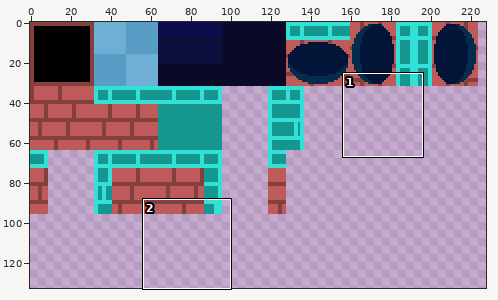
One commit to this sprite sheet: core/assets/tower-tileset.png. Above: a wide view before the commit, with the close-up outlined.
Close-up. Before:
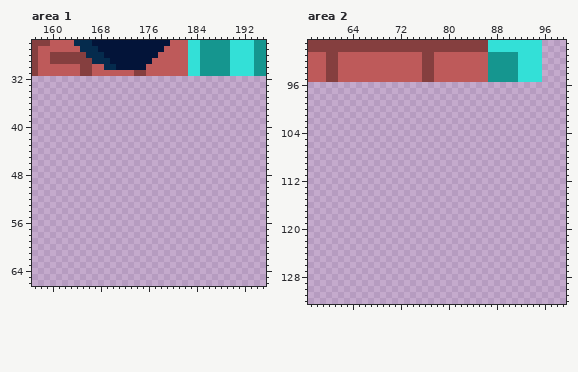
The file is 320x320 pixels. Shown: area 1: x 157..195, y 26..66; area 2: x 57..99, y 89..132. The wide view leaves out empty margins.
The same view after the edit:
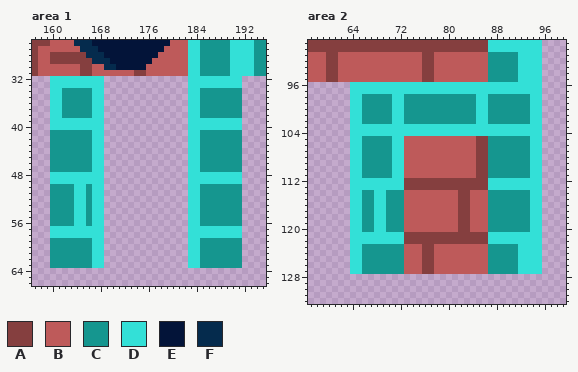
Palette (. is transparent): A #853f3f  B #be5a5a  C #15968f  D #33e0d7  E #031439  F #052b4d
Difference:
Changed rows in their new state; - is an unchanged pixel.
Area 1:
first column x 160:
32 DDDDDDDDD--------------DDDDDDDDD
33 DDDDDDDDD--------------DDDDDDDDD
34 DDCCCCCDD--------------DDCCCCCCC
35 DDCCCCCDD--------------DDCCCCCCC
36 DDCCCCCDD--------------DDCCCCCCC
37 DDCCCCCDD--------------DDCCCCCCC
38 DDCCCCCDD--------------DDCCCCCCC
39 DDDDDDDDD--------------DDDDDDDDD
40 DDDDDDDDD--------------DDDDDDDDD
41 CCCCCCCDD--------------DDCCCCCCC
42 CCCCCCCDD--------------DDCCCCCCC
43 CCCCCCCDD--------------DDCCCCCCC
44 CCCCCCCDD--------------DDCCCCCCC
45 CCCCCCCDD--------------DDCCCCCCC
46 CCCCCCCDD--------------DDCCCCCCC
47 CCCCCCCDD--------------DDCCCCCCC
48 DDDDDDDDD--------------DDDDDDDDD
49 DDDDDDDDD--------------DDDDDDDDD
50 CCCCDDCDD--------------DDCCCCCCC
51 CCCCDDCDD--------------DDCCCCCCC
52 CCCCDDCDD--------------DDCCCCCCC
53 CCCCDDCDD--------------DDCCCCCCC
54 CCCCDDCDD--------------DDCCCCCCC
55 CCCCDDCDD--------------DDCCCCCCC
56 CCCCDDCDD--------------DDCCCCCCC
57 DDDDDDDDD--------------DDDDDDDDD
58 DDDDDDDDD--------------DDDDDDDDD
59 CCCCCCCDD--------------DDCCCCCCC
60 CCCCCCCDD--------------DDCCCCCCC
61 CCCCCCCDD--------------DDCCCCCCC
62 CCCCCCCDD--------------DDCCCCCCC
63 CCCCCCCDD--------------DDCCCCCCC
Area 2:
first column x 64:
 96 DDDDDDDDDDDDDDDDDDDDDDDDDDDDDDDD
 97 DDDDDDDDDDDDDDDDDDDDDDDDDDDDDDDD
 98 DDCCCCCDDCCCCCCCCCCCCDDCCCCCCCDD
 99 DDCCCCCDDCCCCCCCCCCCCDDCCCCCCCDD
100 DDCCCCCDDCCCCCCCCCCCCDDCCCCCCCDD
101 DDCCCCCDDCCCCCCCCCCCCDDCCCCCCCDD
102 DDCCCCCDDCCCCCCCCCCCCDDCCCCCCCDD
103 DDDDDDDDDDDDDDDDDDDDDDDDDDDDDDDD
104 DDDDDDDDDDDDDDDDDDDDDDDDDDDDDDDD
105 DDCCCCCDDBBBBBBBBBBBBAACCCCCCCDD
106 DDCCCCCDDBBBBBBBBBBBBAACCCCCCCDD
107 DDCCCCCDDBBBBBBBBBBBBAACCCCCCCDD
108 DDCCCCCDDBBBBBBBBBBBBAACCCCCCCDD
109 DDCCCCCDDBBBBBBBBBBBBAACCCCCCCDD
110 DDCCCCCDDBBBBBBBBBBBBAACCCCCCCDD
111 DDCCCCCDDBBBBBBBBBBBBAACCCCCCCDD
112 DDDDDDDDDAAAAAAAAAAAAAADDDDDDDDD
113 DDDDDDDDDAAAAAAAAAAAAAADDDDDDDDD
114 DDCCDDCCCBBBBBBBBBAABBBCCCCCCCDD
115 DDCCDDCCCBBBBBBBBBAABBBCCCCCCCDD
116 DDCCDDCCCBBBBBBBBBAABBBCCCCCCCDD
117 DDCCDDCCCBBBBBBBBBAABBBCCCCCCCDD
118 DDCCDDCCCBBBBBBBBBAABBBCCCCCCCDD
119 DDCCDDCCCBBBBBBBBBAABBBCCCCCCCDD
120 DDCCDDCCCBBBBBBBBBAABBBCCCCCCCDD
121 DDDDDDDDDAAAAAAAAAAAAAADDDDDDDDD
122 DDDDDDDDDAAAAAAAAAAAAAADDDDDDDDD
123 DDCCCCCCCBBBAABBBBBBBBBCCCCCDDDD
124 DDCCCCCCCBBBAABBBBBBBBBCCCCCDDDD
125 DDCCCCCCCBBBAABBBBBBBBBCCCCCDDDD
126 DDCCCCCCCBBBAABBBBBBBBBCCCCCDDDD
127 DDCCCCCCCBBBAABBBBBBBBBCCCCCDDDD
Boxes around the changes in both close-ups, in picture pixels (x1, y1, x2, y2):
added: (50, 76, 104, 268)
added: (188, 76, 242, 268)
added: (350, 82, 542, 274)
